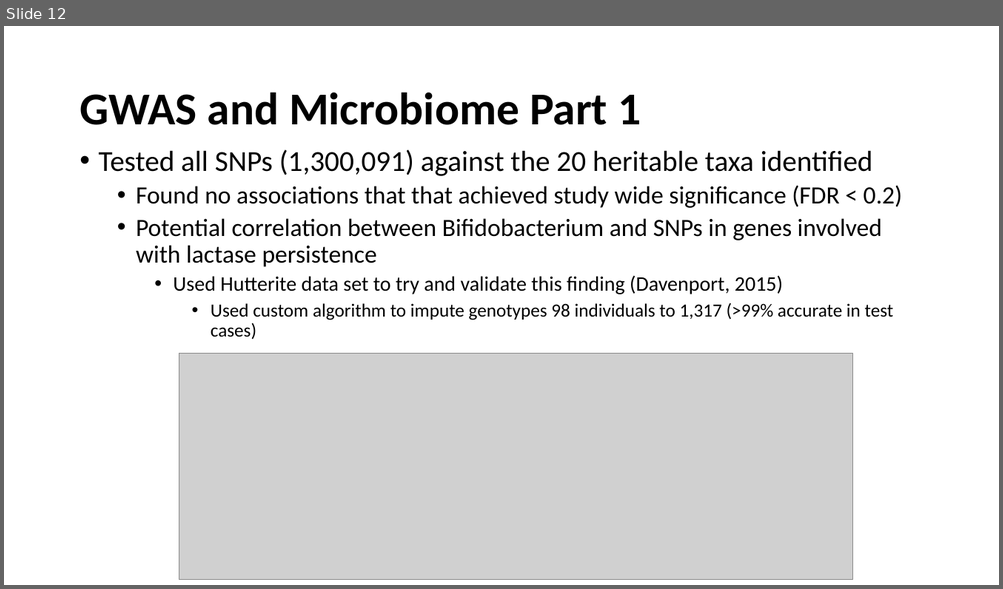
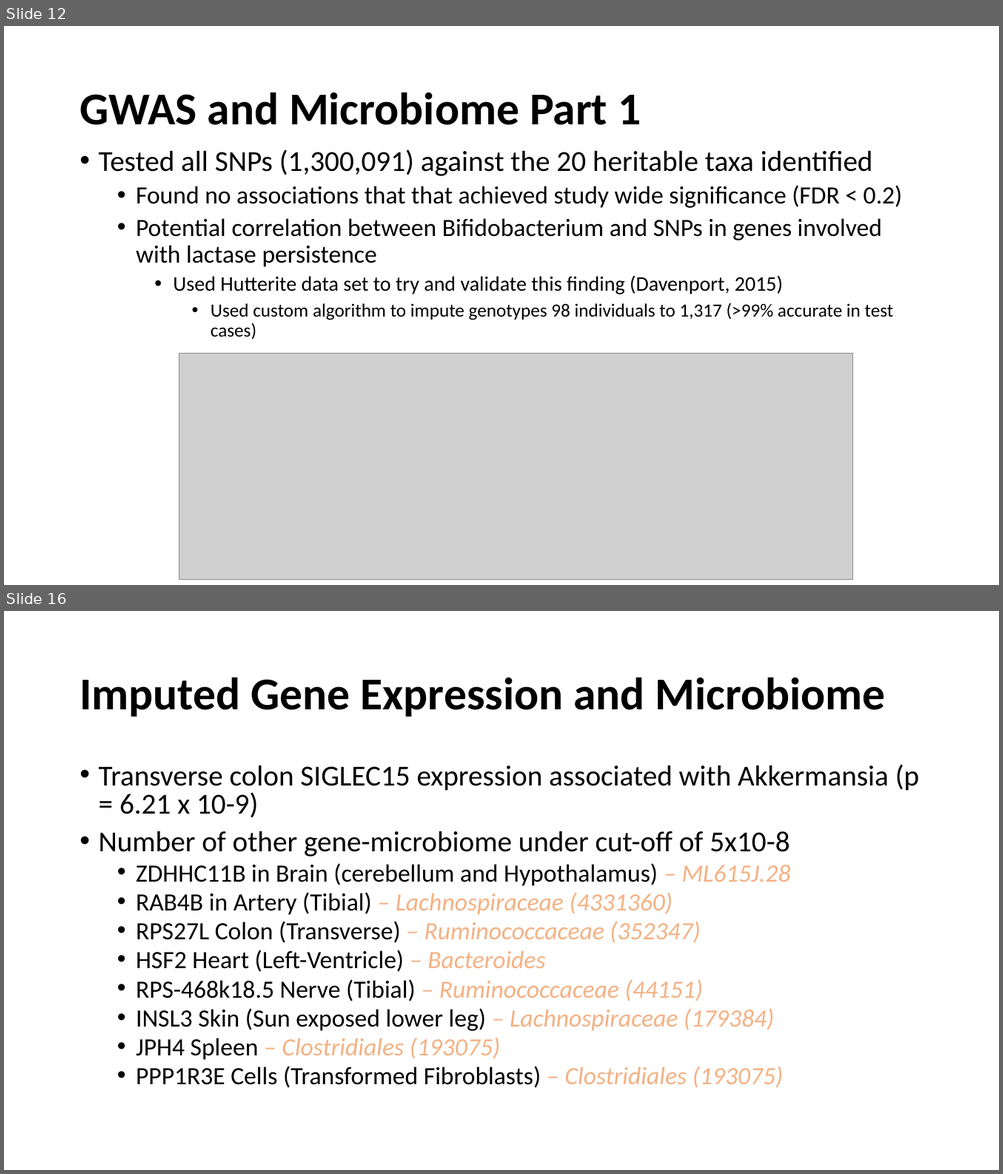
Before and after one commit to marcsze/SchlossLabPresentations, a slide deck: 2016_07_14/genetic_determinants_journal_club.pptx. Shown one above the other, each under a label of ours: slide 12 before the commit, slides 12 and 16 after it; the slides between them are not shown. The pictures are 1003x589 and 1003x1174 pixels, drawn with LibreOffice and Linux fonts; fonts in the diff are those of the drawing; grey boxes stand for pictures. Boxes give left, top, right and bottom in pixels: in the first picture for what was removed or moved away, otherwise in the second. Text is boxed around its words. In the diff, an @@ line names an element or a change of style, - is before the commit and + after.

```diff
--- a/2016_07_14/genetic_determinants_journal_club.pptx
+++ b/2016_07_14/genetic_determinants_journal_club.pptx
@@ slide 16 added at (x1=4, y1=611, x2=999, y2=1170), background #FFFFFF @@
@@ title added at (x1=79, y1=677, x2=885, y2=717), 44 pt, text #000000, bold @@
+Imputed Gene Expression and Microbiome
@@ text added at (x1=99, y1=764, x2=919, y2=1088), 24 pt, text #000000 @@
+• Transverse colon SIGLEC15 expression associated with Akkermansia (p = 6.21 x 10-9)
+• Number of other gene-microbiome under cut-off of 5x10-8
+  • ZDHHC11B in Brain (cerebellum and Hypothalamus) – ML615J.28
+  • RAB4B in Artery (Tibial) – Lachnospiraceae (4331360)
+  • RPS27L Colon (Transverse) – Ruminococcaceae (352347)
+  • HSF2 Heart (Left-Ventricle) – Bacteroides
+  • RPS-468k18.5 Nerve (Tibial) – Ruminococcaceae (44151)
+  • INSL3 Skin (Sun exposed lower leg) – Lachnospiraceae (179384)
+  • JPH4 Spleen – Clostridiales (193075)
+  • PPP1R3E Cells (Transformed Fibroblasts) – Clostridiales (193075)
```
Also in this commit, not shown: 5 other slides added, 2 other files.
